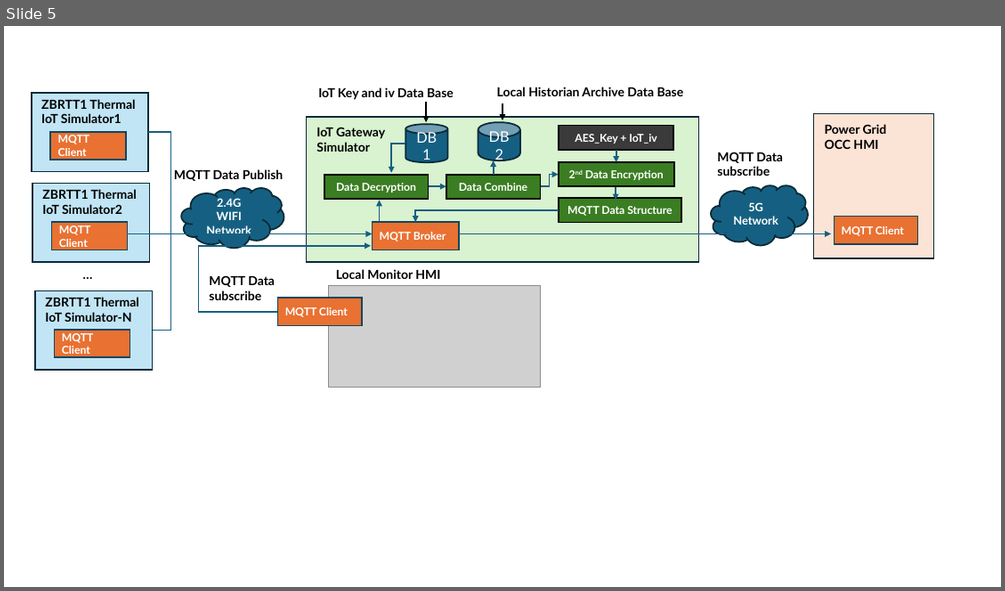
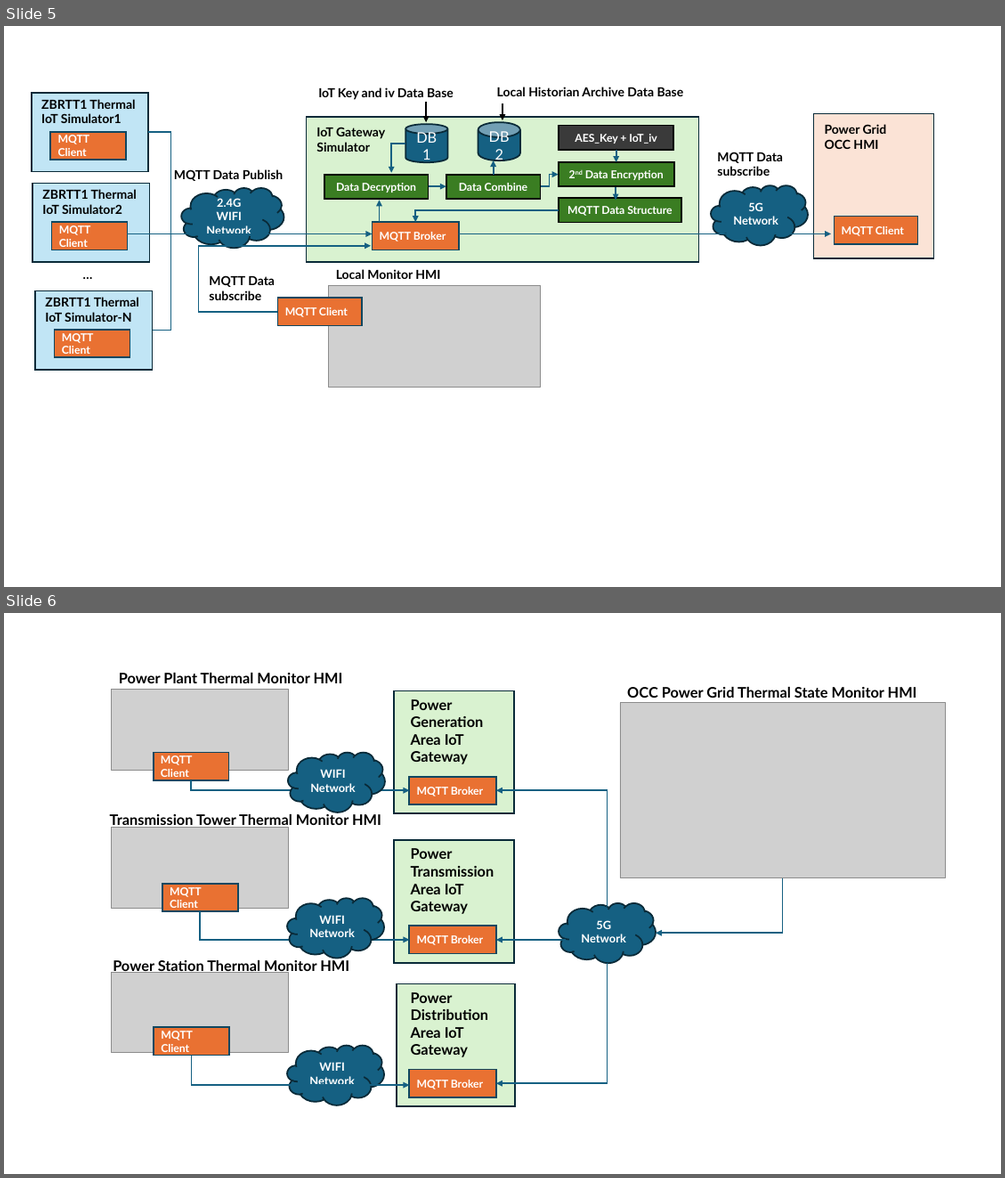
Before and after one commit to LiuYuancheng/Power_Grid_Simulation_System_Document, a slide deck: 2_SystemDesign_Doc/6_Thermal_State_Monitor_Desgin_Img/designDoc.pptx. Shown one above the other, each under a label of ours: slide 5 before the commit, slides 5 and 6 after it. The pictures are 1005x591 and 1005x1178 pixels, drawn with LibreOffice and Linux fonts; fonts in the diff are those of the drawing; grey boxes stand for pictures. Boxes give left, top, right and bottom in pixels: in the first picture for what was removed or moved away, otherwise in the second. Text is boxed around its words. In the diff, an @@ line names an element or a change of style, - is before the commit and + after.

```diff
--- a/2_SystemDesign_Doc/6_Thermal_State_Monitor_Desgin_Img/designDoc.pptx
+++ b/2_SystemDesign_Doc/6_Thermal_State_Monitor_Desgin_Img/designDoc.pptx
@@ slide 6 added at [4, 613, 1001, 1174], background #FFFFFF @@
@@ picture added at [112, 690, 288, 770] @@
@@ text added at [119, 673, 343, 683], 14 pt, text #000000, bold @@
+Power Plant Thermal Monitor HMI
@@ rectangle added at [395, 690, 515, 813], fill #D9F2D0, outline #092A39 1.5 pt @@
@@ text added at [627, 687, 917, 698], 14 pt, text #000000, bold @@
+OCC Power Grid Thermal State Monitor HMI
@@ text added at [411, 699, 484, 764], 14 pt, text #000000, bold @@
+Power Generation Area IoT Gateway
@@ picture added at [620, 703, 946, 877] @@
@@ rectangle added at [154, 752, 229, 779], fill #E97132, outline #104760 1.5 pt, 10.5 pt, text #FFFFFF, bold @@
+MQTT Client
@@ cloud added at [288, 752, 386, 811], fill #156082, outline #092A39 1.5 pt, 11 pt, text #FFFFFF, bold @@
+WIFI Network
@@ elbow arrow added from (191, 780) to (409, 790), #156082 1.5 pt @@
@@ rectangle added at [409, 777, 496, 804], fill #E97132, outline #104760 1.5 pt, 10.5 pt, text #FFFFFF, bold @@
+MQTT Broker
@@ elbow arrow added from (607, 906) to (496, 790), #156082 1.5 pt @@
@@ text added at [110, 812, 381, 828], 14 pt, text #000000, bold @@
+Transmission Tower Thermal Monitor HMI
@@ picture added at [112, 827, 288, 908] @@
@@ rectangle added at [395, 840, 515, 963], fill #D9F2D0, outline #092A39 1.5 pt @@
@@ text added at [411, 848, 494, 914], 14 pt, text #000000, bold @@
+Power Transmission Area IoT Gateway
@@ elbow arrow added from (783, 877) to (655, 933), #156082 1.5 pt @@
@@ rectangle added at [162, 884, 238, 911], fill #E97132, outline #104760 1.5 pt, 10.5 pt, text #FFFFFF, bold @@
+MQTT Client
@@ cloud added at [287, 898, 385, 957], fill #156082, outline #092A39 1.5 pt, 11 pt, text #FFFFFF, bold @@
+WIFI Network
@@ cloud added at [558, 903, 656, 963], fill #156082, outline #092A39 1.5 pt, 11 pt, text #FFFFFF, bold @@
+5G Network
@@ elbow arrow added from (200, 911) to (409, 940), #156082 1.5 pt @@
@@ rectangle added at [409, 925, 496, 953], fill #E97132, outline #104760 1.5 pt, 10.5 pt, text #FFFFFF, bold @@
+MQTT Broker
@@ text added at [113, 958, 349, 974], 14 pt, text #000000, bold @@
+Power Station Thermal Monitor HMI
@@ arrow added from (566, 940) to (496, 940), #156082 1.5 pt @@
@@ picture added at [112, 972, 288, 1053] @@
@@ rectangle added at [396, 984, 515, 1107], fill #D9F2D0, outline #092A39 1.5 pt @@
@@ elbow arrow added from (607, 963) to (496, 1083), #156082 1.5 pt @@
@@ text added at [411, 992, 489, 1057], 14 pt, text #000000, bold @@
+Power Distribution Area IoT Gateway
@@ rectangle added at [154, 1027, 229, 1055], fill #E97132, outline #104760 1.5 pt, 10.5 pt, text #FFFFFF, bold @@
+MQTT Client
@@ elbow arrow added from (192, 1055) to (409, 1085), #156082 1.5 pt @@
@@ cloud added at [287, 1046, 385, 1105], fill #156082, outline #092A39 1.5 pt, 11 pt, text #FFFFFF, bold @@
+WIFI Network
@@ rectangle added at [409, 1070, 496, 1097], fill #E97132, outline #104760 1.5 pt, 10.5 pt, text #FFFFFF, bold @@
+MQTT Broker
```
Also in this commit, not shown: 4 other files.
